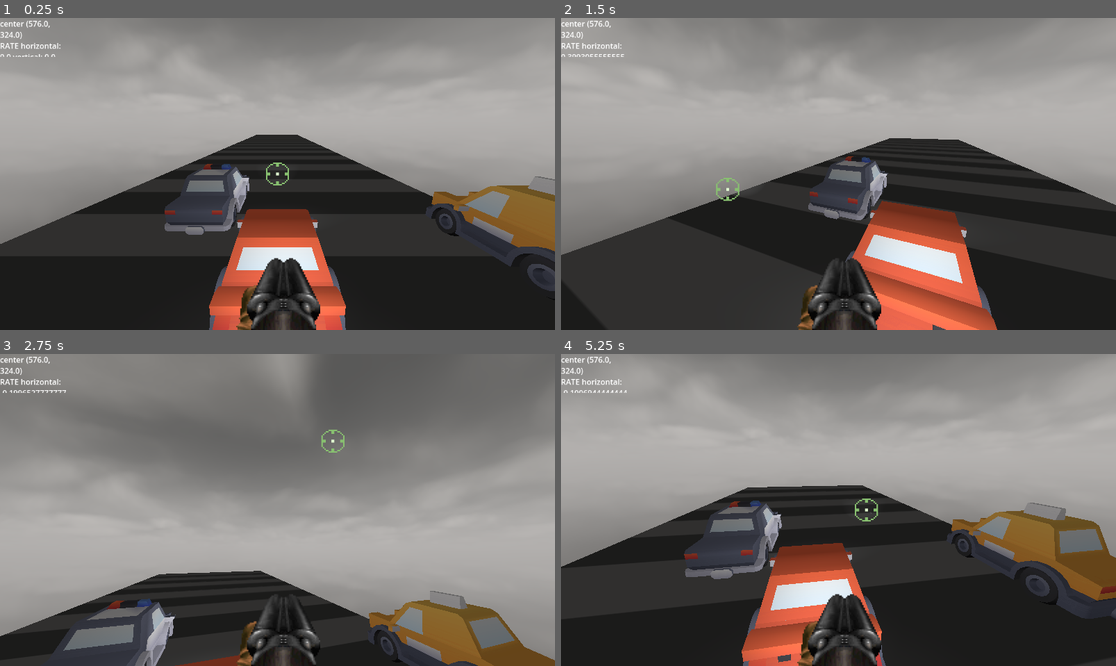
Above: before the commit, frames 1-4 (two rows, left to right).
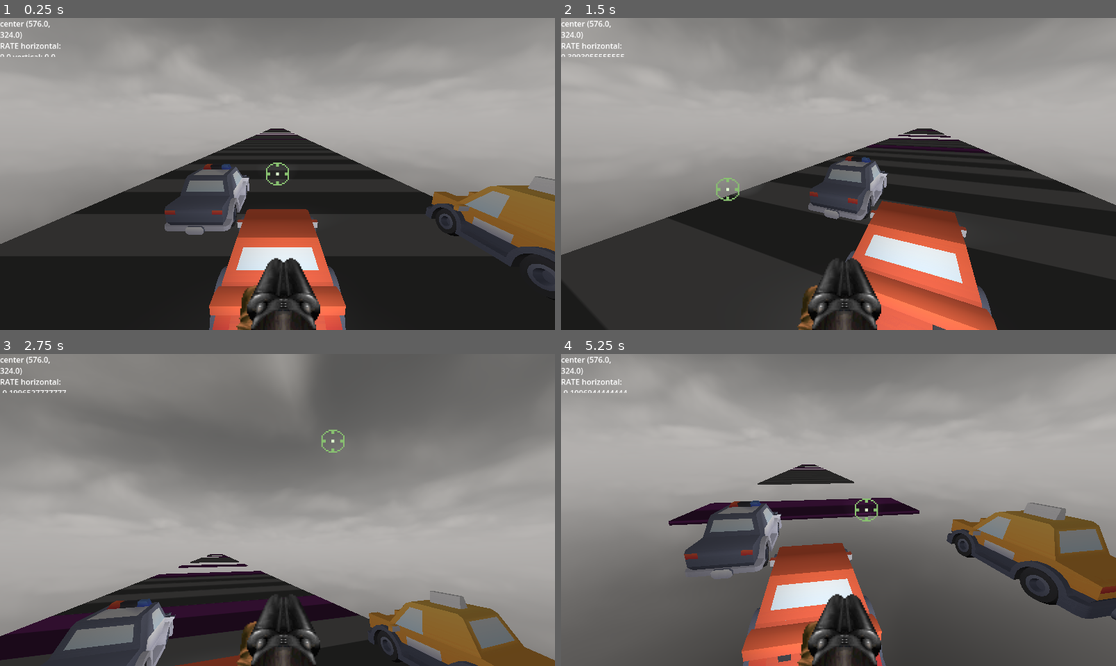
Above: after the commit, the same moments.

Repository: roverem/outrun
Game: Godot game, scene res://game.tscn
Two runs of this game, one before a commit and one after it. Both use one fixed random seed, a clock stepped at 60 frames per second and the inputs below.
Inputs (mouse positions are in pixels of both pictures, inside the frame that each line leads up to):
- Up to frame 1 (0.25 s): no input
- Up to frame 2 (1.5 s): move the mouse to (960, 158) at 0.52 s; click (960, 158) at 0.67 s; move the mouse to (727, 189) at 1.27 s; click (727, 189) at 1.42 s
- Up to frame 3 (2.75 s): move the mouse to (333, 441) at 2.02 s; click (333, 441) at 2.17 s
- Up to frame 4 (5.25 s): move the mouse to (810, 572) at 2.77 s; click (810, 572) at 2.92 s; move the mouse to (1005, 556) at 3.52 s; click (1005, 556) at 3.67 s; move the mouse to (672, 463) at 4.27 s; click (672, 463) at 4.42 s; move the mouse to (866, 510) at 5.02 s; click (866, 510) at 5.17 s

The runs differ from the first frame. In frame 1, 0.1% of the frame differs, in the area x 44-56%, y 35-39%; in frame 2, 0.3%; in frame 3, 1.6%; in frame 4, 31%, in the area x 0-100%, y 35-100%.

Commit message:
TrackSegmentSpawner + cambios en game.gd

Diff:
--- /dev/null
+++ b/TrackSegmentSpawner.tscn
@@ -0,0 +1,38 @@
+[gd_scene load_steps=7 format=3 uid="uid://cfycxrv44nhc6"]
+
+[ext_resource type="Texture2D" uid="uid://btlkhkntrwxit" path="res://assets/3D/Textures/textura_asfalto.png" id="1_sdn0n"]
+[ext_resource type="Script" uid="uid://gw8hufogsdnf" path="res://track_segment_spawner.gd" id="1_y5apj"]
+
+[sub_resource type="NavigationMesh" id="NavigationMesh_y5apj"]
+
+[sub_resource type="StandardMaterial3D" id="StandardMaterial3D_j5wjh"]
+albedo_color = Color(1, 0.317647, 1, 1)
+albedo_texture = ExtResource("1_sdn0n")
+
+[sub_resource type="BoxMesh" id="BoxMesh_pldww"]
+material = SubResource("StandardMaterial3D_j5wjh")
+size = Vector3(16, 0.25, 5)
+
+[sub_resource type="ConcavePolygonShape3D" id="ConcavePolygonShape3D_jewhn"]
+data = PackedVector3Array(-8, 0.125, 2.5, 8, 0.125, 2.5, -8, -0.125, 2.5, 8, 0.125, 2.5, 8, -0.125, 2.5, -8, -0.125, 2.5, 8, 0.125, -2.5, -8, 0.125, -2.5, 8, -0.125, -2.5, -8, 0.125, -2.5, -8, -0.125, -2.5, 8, -0.125, -2.5, 8, 0.125, 2.5, 8, 0.125, -2.5, 8, -0.125, 2.5, 8, 0.125, -2.5, 8, -0.125, -2.5, 8, -0.125, 2.5, -8, 0.125, -2.5, -8, 0.125, 2.5, -8, -0.125, -2.5, -8, 0.125, 2.5, -8, -0.125, 2.5, -8, -0.125, -2.5, 8, 0.125, 2.5, -8, 0.125, 2.5, 8, 0.125, -2.5, -8, 0.125, 2.5, -8, 0.125, -2.5, 8, 0.125, -2.5, -8, -0.125, 2.5, 8, -0.125, 2.5, -8, -0.125, -2.5, 8, -0.125, 2.5, 8, -0.125, -2.5, -8, -0.125, -2.5)
+
+[node name="TrackSegmentSpawner" type="Node3D"]
+script = ExtResource("1_y5apj")
+
+[node name="NavigationRegion3D" type="NavigationRegion3D" parent="."]
+navigation_mesh = SubResource("NavigationMesh_y5apj")
+
+[node name="MeshInstance3D" type="MeshInstance3D" parent="NavigationRegion3D"]
+transform = Transform3D(1, 0, 0, 0, 1, 0, 0, 0, 1, 0.268546, -1.23579, 0.62258)
+mesh = SubResource("BoxMesh_pldww")
+
+[node name="StaticBody3D" type="StaticBody3D" parent="NavigationRegion3D/MeshInstance3D"]
+
+[node name="CollisionShape3D" type="CollisionShape3D" parent="NavigationRegion3D/MeshInstance3D/StaticBody3D"]
+shape = SubResource("ConcavePolygonShape3D_jewhn")
+
+[node name="Marker3D" type="Marker3D" parent="NavigationRegion3D/MeshInstance3D"]
+transform = Transform3D(1, 0, 0, 0, 1, 0, 0, 0, 1, -5.72535, 1.23579, 0.0332673)
+
+[node name="Marker3D2" type="Marker3D" parent="NavigationRegion3D/MeshInstance3D"]
+transform = Transform3D(1, 0, 0, 0, 1, 0, 0, 0, 1, 5.46854, 1.23579, 0.0332896)
--- a/game.gd
+++ b/game.gd
@@ -13,23 +13,41 @@
 @onready var debug_text:RichTextLabel = %DebugText
 
 @export var segment_scene: PackedScene          # arrastra TrackSegment.tscn
+@export var spawner_segment_scene: PackedScene    # TrackSegmentSpawner.tscn
+@export var normal_per_spawner: int = 10           # cada X normales…
+@export var spawners_in_batch: int = 3            # …insertá Y spawners
 @export var move_speed: float = 10.0            # unidades/seg
 @export var pool_size: int = 15                # cuántas piezas mantener vivas
-@export var segment_length: float = 5.0        # fallback si la pieza no lo exporta
+@export var segment_length: float = 5.0
+@export var default_segment_length: float = 20.0        # fallback si la pieza no lo exporta
 @export var spawn_ahead: float = 250.0          # hasta dónde “llenar” por delante
+@export var back_buffer: float = 60.0             # cuánto dejamos por detrás
+
 @export var hole_scene:PackedScene
-@onready var segments_root: Node3D = $Segments
+#@onready var segments_root: Node3D = $Segments
+
+@onready var moving_root: Node3D = $MovingRoot
+@onready var segments_root: Node3D = $MovingRoot/Segments
+@onready var enemies_root: Node3D  = $MovingRoot/Enemies
+
 
 var angle_range:float = 15.0
 var base_position: Vector3
 var base_rotation: Vector3
-var _active := []            # Array[Node3D]
+#var _active := []            # Array[Node3D]
 var _next_z := 50.0           # dónde colocar la próxima pieza (en +Z)
+var _active: Array[Node3D] = []                         # segmentos vivos
+var _pending_spawners: Array[TrackSegmentSpawner] = []  # spawners a activar
+var _next_z_local := 0.0                                # cursor de colocación (local a MovingRoot)
+var _normals_since_spawner := 0
+
+const MAX_FILL_PER_FRAME := 128
 
 func _ready() -> void:
 	base_position = camera_3d.position  # guarda la posición inicial
 	base_rotation = camera_3d.rotation
 	_bootstrap_segments()
+	_bootstrap_fill()
 
 func _process(delta: float) -> void:
 	# Movimiento oscilante en el eje Z
@@ -37,6 +55,7 @@
 	var mouse_pos = get_viewport().get_mouse_position()
 	var viewport_size = get_viewport().get_visible_rect().size
 
+
 	camera_3d.far = 100000
 
 	var center = viewport_size / 2
@@ -68,6 +87,9 @@
 
 	_scroll_world(delta)
 	_recycle_segments()
+	_ensure_filled_ahead()
+	_activate_spawners_if_needed()
+	_recycle_far()
 	_ensure_filled_ahead()
 
 func _unhandled_input(event):
@@ -108,6 +130,62 @@
 	# Spawnea piezas hasta cubrir spawn_ahead
 	while _next_z < spawn_ahead and _active.size() < pool_size:
 		_spawn_segment_at(_next_z)
+
+func _bootstrap_fill() -> void:
+	_active.clear()
+	_pending_spawners.clear()
+	_next_z_local = 0.0
+	for i in range(12): # rellená a gusto
+		_spawn_next_segment()
+
+func _spawn_next_segment() -> void:
+	var use_spawner := (spawner_segment_scene != null and _normals_since_spawner >= normal_per_spawner)
+	if use_spawner:
+		for i in range(spawners_in_batch):
+			_place_segment(spawner_segment_scene.instantiate())
+			_normals_since_spawner = 0
+	else:
+		_place_segment(segment_scene.instantiate())
+		_normals_since_spawner += 1
+
+#func _place_segment(seg: Node3D) -> void:
+#	segments_root.add_child(seg)
+#
+#	# colocar en LOCAL (importante si movés el contenedor)
+#	var t := seg.transform
+#	t.origin = Vector3(0, 0, _next_z_local)
+#	seg.transform = t
+#
+#	_active.append(seg)
+
+#	# longitud real
+#	var seg_len := default_segment_length
+#	if seg is TrackSegment:
+#		seg_len = (seg as TrackSegment).length
+#		if seg is TrackSegmentSpawner:
+#			seg_len = (seg as TrackSegmentSpawner).length
+#			_pending_spawners.append(seg as TrackSegmentSpawner)
+
+#			_next_z_local += seg_len
+
+func _place_segment(seg: Node3D) -> void:
+	if segments_root == null:
+		push_error("segments_root es null"); return
+
+	segments_root.add_child(seg)
+
+	var t := seg.transform
+	t.origin = Vector3(0, 0, _next_z_local)   # LOCAL a MovingRoot
+	seg.transform = t
+	_active.append(seg)
+
+	var seg_len := _segment_length_safe(seg)
+
+	if seg is TrackSegmentSpawner:
+		_pending_spawners.append(seg as TrackSegmentSpawner)
+
+	_next_z_local += seg_len
+
 
 func _spawn_segment_at(z: float) -> void:
 	var seg := segment_scene.instantiate() as Node3D
@@ -127,8 +205,9 @@
 func _scroll_world(delta: float) -> void:
 	# Mueve TODAS las piezas hacia -Z (el auto “parece” ir hacia +Z)
 	# Opción A: mover el contenedor entero (barato):
-	segments_root.translate(Vector3(0, 0, -move_speed * delta))
+	#segments_root.translate(Vector3(0, 0, -move_speed * delta))
 	# (Si tenés elementos que no deben moverse, no los pongas bajo "Segments")
+	moving_root.translate(Vector3(0, 0, -move_speed * delta))
 
 func _recycle_segments() -> void:
 	# Despawn si una pieza pasó demasiado detrás de la cámara
@@ -139,8 +218,157 @@
 			_active.remove_at(i)
 			seg.queue_free()   # destruye de forma segura al final del frame
 
+#func _ensure_filled_ahead() -> void:
+	# Mantén el “tapete” extendido por delante de la cámara
+	#var target_front := camera_3d.global_transform.origin.z +spawn_ahead
+	#while _next_z + segments_root.global_transform.origin.z < target_front and _active.size() < pool_size:
+		#_spawn_segment_at(_next_z + segments_root.global_transform.origin.z)
+#	var target_front_global := camera_3d.global_transform.origin.z + spawn_ahead
+#	while _next_z_local + moving_root.global_transform.origin.z < target_front_global:
+#		_spawn_next_segment()
+
+
 func _ensure_filled_ahead() -> void:
-	# Mantén el “tapete” extendido por delante de la cámara
-	var target_front := camera_3d.global_transform.origin.z +spawn_ahead
-	while _next_z + segments_root.global_transform.origin.z < target_front and _active.size() < pool_size:
-		_spawn_segment_at(_next_z + segments_root.global_transform.origin.z)
+	if moving_root == null or camera_3d == null:
+		push_error("moving_root o cam null en _ensure_filled_ahead()"); return
+
+	var target_front_global := camera_3d.global_transform.origin.z + spawn_ahead
+	var iterations := 0
+
+	while (_next_z_local + moving_root.global_transform.origin.z) < target_front_global:
+		_spawn_next_segment()
+		iterations += 1
+		if iterations > MAX_FILL_PER_FRAME:
+			push_error("Aborto fill: superó MAX_FILL_PER_FRAME. Posible length=0 o lógica de avance rota. _next_z_local=" + str(_next_z_local))
+			break
+
+#func _recycle_far() -> void:
+	#var despawn_z := camera_3d.global_transform.origin.z - back_buffer
+
+	# segmentos
+	#for i in range(_active.size() - 1, -1, -1):
+		#var seg := _active[i] as Node3D
+		#if seg.global_transform.origin.z < despawn_z:
+			#_active.remove_at(i)
+			#seg.queue_free()
+
+func _recycle_far() -> void:
+	if camera_3d == null: return
+	var despawn_z := camera_3d.global_transform.origin.z - back_buffer
+
+	for i in range(_active.size() - 1, -1, -1):
+		var seg := _active[i]
+		if seg == null or not is_instance_valid(seg):
+			_active.remove_at(i)
+			continue
+		if seg.global_transform.origin.z < despawn_z:
+			_active.remove_at(i)
+			seg.queue_free()
+
+	if enemies_root != null:
+		for e in enemies_root.get_children():
+			var n := e as Node3D
+			if n and n.global_transform.origin.z < despawn_z:
+				n.queue_free()
+
+#func _activate_spawners_if_needed() -> void:
+#	for i in range(_pending_spawners.size() - 1, -1, -1):
+#		var sp := _pending_spawners[i]
+#		if sp.has_spawned():
+#			_pending_spawners.remove_at(i)
+#			continue
+#
+#		var trigger_z := camera_3d.global_transform.origin.z + sp.trigger_ahead
+#		if sp.global_transform.origin.z <= trigger_z:
+#			_spawn_from_spawner(sp)
+#			sp.mark_spawned()
+#			_pending_spawners.remove_at(i)
+
+func _activate_spawners_if_needed() -> void:
+	if camera_3d == null: return
+	var trigger_base := camera_3d.global_transform.origin.z
+
+	for i in range(_pending_spawners.size() - 1, -1, -1):
+		var sp := _pending_spawners[i]
+		if sp == null or not is_instance_valid(sp):
+			_pending_spawners.remove_at(i)
+			continue
+
+		if sp.has_spawned():
+			_pending_spawners.remove_at(i)
+			continue
+
+		var trigger_z := trigger_base + sp.trigger_ahead
+		if sp.global_transform.origin.z <= trigger_z:
+			_spawn_from_spawner(sp)
+			sp.mark_spawned()
+			_pending_spawners.remove_at(i)
+
+#func _spawn_from_spawner(sp: TrackSegmentSpawner) -> void:
+#	if sp.enemy_scene == null:
+#		return
+#
+#	var points: Array[Node3D] = sp.get_spawn_points()
+#	if points.is_empty():
+#		points = [sp]  # ahora es válido: sp es Node3D
+#
+#	var to_spawn: int = int(min(sp.spawn_count, points.size()))
+#	for n in range(to_spawn):
+#		var enemy := sp.enemy_scene.instantiate() as Node3D
+#		enemies_root.add_child(enemy)
+
+#		var pos := points[n].global_transform.origin
+#		pos.x += randf_range(-sp.randomize_xy.x, sp.randomize_xy.x)
+#		pos.y += randf_range(-sp.randomize_xy.y, sp.randomize_xy.y)
+
+#		var et := enemy.global_transform
+#		et.origin = pos
+#		enemy.global_transform = et
+
+		# opcional: hacer que “vengan” un poco más rápido que el mundo
+#		if enemy.has_method("set_forward_speed"):
+#			enemy.call("set_forward_speed", move_speed * 1.1)
+
+func _spawn_from_spawner(sp: TrackSegmentSpawner) -> void:
+	if sp == null or enemies_root == null:
+		push_error("Spawner o enemies_root null"); return
+	if sp.enemy_scene == null:
+		push_warning("Spawner sin enemy_scene: " + sp.name); return
+
+	var points: Array[Node3D] = sp.get_spawn_points()
+	if points.is_empty():
+		points = [sp]  # fallback válido porque ahora es Array[Node3D]
+
+	var to_spawn: int = int(min(sp.spawn_count, points.size()))
+	for n in range(to_spawn):
+		var enemy := sp.enemy_scene.instantiate() as Node3D
+		if enemy == null:
+			push_error("enemy_scene.instantiate() devolvió null"); continue
+
+		enemies_root.add_child(enemy)
+
+		var pos := points[n].global_transform.origin
+		pos.x += randf_range(-sp.randomize_xy.x, sp.randomize_xy.x)
+		pos.y += randf_range(-sp.randomize_xy.y, sp.randomize_xy.y)
+
+		var et := enemy.global_transform
+		et.origin = pos
+		enemy.global_transform = et
+
+		if enemy.has_method("set_forward_speed"):
+			enemy.call("set_forward_speed", move_speed * 1.1)
+
+func _segment_length_safe(seg: Node3D) -> float:
+	var seg_len: float = default_segment_length
+
+	if seg is TrackSegment:
+		seg_len = (seg as TrackSegment).length
+	elif seg is TrackSegmentSpawner:
+		seg_len = (seg as TrackSegmentSpawner).length
+
+	# Guarda básica (evita 0 o negativos que rompen el fill)
+	if seg_len <= 0.0:
+		push_error("Segment length inválido (" + str(seg_len) + ") en: " + seg.name + ". Usando default " + str(default_segment_length))
+		seg_len = max(default_segment_length, 0.01)
+
+	return seg_len
--- a/game.tscn
+++ b/game.tscn
@@ -1,9 +1,10 @@
-[gd_scene load_steps=19 format=3 uid="uid://c3wmweemb4l6i"]
+[gd_scene load_steps=20 format=3 uid="uid://c3wmweemb4l6i"]
 
 [ext_resource type="Script" uid="uid://dv2c13kbkanq" path="res://game.gd" id="1_e2o6t"]
 [ext_resource type="PackedScene" uid="uid://b4khraqvy6p6d" path="res://TrackSegment.tscn" id="2_j5wjh"]
 [ext_resource type="PackedScene" uid="uid://usxntfcawidv" path="res://assets/3D/sedan-sports.glb" id="3_feb5d"]
 [ext_resource type="PackedScene" uid="uid://bqrxhxeiwbi2m" path="res://Hole.tscn" id="3_hve3p"]
+[ext_resource type="PackedScene" uid="uid://cfycxrv44nhc6" path="res://TrackSegmentSpawner.tscn" id="3_iotsf"]
 [ext_resource type="PackedScene" uid="uid://1xpo6txat4l6" path="res://assets/3D/police.glb" id="4_fc0e3"]
 [ext_resource type="Texture2D" uid="uid://d3ggpwlb5ulno" path="res://assets/2D/Crosshair Spritesheet 1.png" id="5_ryrav"]
 [ext_resource type="Script" uid="uid://bkmoav7beqep5" path="res://crosshair.gd" id="6_ryrav"]
@@ -45,6 +46,7 @@
 vertical_max_angle = 22.792
 mouse_sensitivity = 1.553
 segment_scene = ExtResource("2_j5wjh")
+spawner_segment_scene = ExtResource("3_iotsf")
 move_speed = 15.0
 hole_scene = ExtResource("3_hve3p")
 
@@ -118,7 +120,11 @@
 visible = false
 mesh = SubResource("BoxMesh_eow3j")
 
-[node name="Segments" type="Node3D" parent="."]
-
 [node name="taxi" parent="." instance=ExtResource("10_hve3p")]
 transform = Transform3D(1, 0, 0, 0, 1, 0, 0, 0, 1, -4.24327, 0, 0.492166)
+
+[node name="MovingRoot" type="Node3D" parent="."]
+
+[node name="Segments" type="Node3D" parent="MovingRoot"]
+
+[node name="Enemies" type="Node3D" parent="MovingRoot"]
--- /dev/null
+++ b/track_segment_spawner.gd
@@ -0,0 +1,27 @@
+class_name TrackSegmentSpawner
+extends Node3D
+
+@export var length: float = 20.0
+@export var enemy_scene: PackedScene
+@export var spawn_count: int = 2
+@export var randomize_xy: Vector2 = Vector2(0.5, 0.0)
+@export var trigger_ahead: float = 40.0
+
+var _spawned := false
+var _spawn_points: Array[Marker3D] = []
+
+func _ready() -> void:
+	for m in find_children("", "Marker3D", true, false):
+		_spawn_points.append(m as Marker3D)
+
+func get_spawn_points() -> Array[Node3D]:
+	var pts: Array[Node3D] = []
+	for m in find_children("", "Marker3D", true, false):
+		pts.append(m as Marker3D)  # Marker3D hereda de Node3D
+	return pts
+
+func has_spawned() -> bool:
+	return _spawned
+
+func mark_spawned() -> void:
+	_spawned = true
Not shown: 1 places in TrackSegment.tscn that only renumber resources
Not shown, added: assets/3D/3x3x3.mtl
Not shown, added: assets/3D/3x3x3.obj.import
Binary file added: assets/3D/3x3x3.png
Not shown, added: assets/3D/3x3x3.png.import
Not shown, added: track_segment_spawner.gd.uid
Not shown, added: assets/3D/3x3x3.vox
